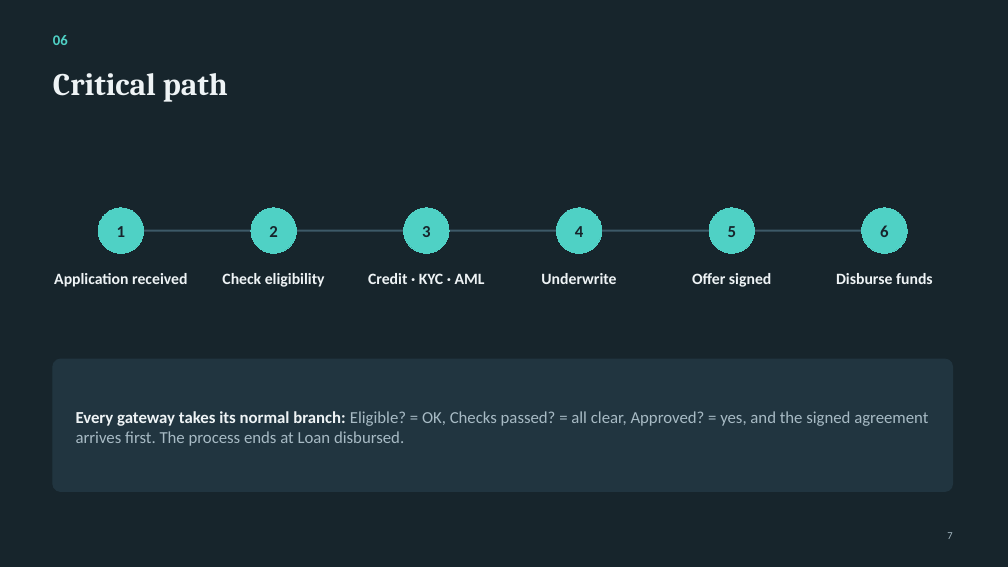
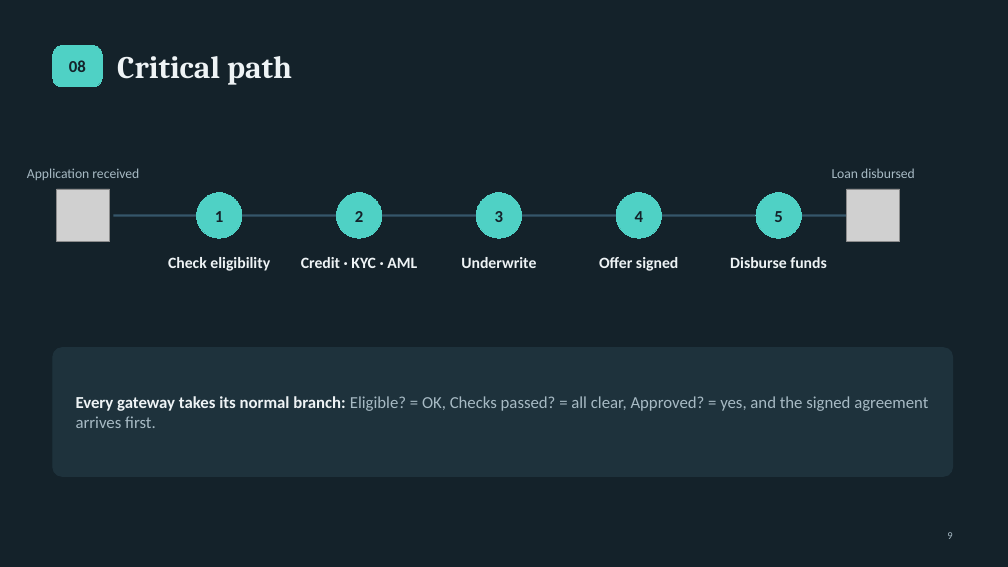
Before and after one commit to NoThisIsVIN/WFA_Assignment, a slide deck: slide 9 of Assignment3_Loan/Loan_Presentation.pptx (slide 7 before the commit). Drawn at 1008x567 pixels with LibreOffice and Linux fonts; fonts in the diff are those of the drawing; grey boxes stand for pictures. Boxes give left, top, right and bottom in pixels: in the first picture for what was removed or moved away, otherwise in the second. Text is boxed around its words. In the diff, an @@ line names an element or a change of style, - is before the commit and + after.

```diff
--- a/Assignment3_Loan/Loan_Presentation.pptx
+++ b/Assignment3_Loan/Loan_Presentation.pptx
@@ background #17252C to #14222A @@
@@ text removed at (53,35,68,45) @@
-06
@@ rounded rectangle added at (53,45,102,87), fill #4FD1C5, outline #4FD1C5 0.75 pt, 16 pt, text #14222A, bold @@
+08
@@ title "Critical path": place and size @@
-title "Critical path" at (53,73,228,102)
+title "Critical path" at (117,56,292,85)
@@ text "Application received": place and size @@
-text "Application received" at (54,273,187,287)
+text "Application received" at (27,168,139,180)
@@ text "Application received" at (27,168,139,180): size 15 to 13 pt, text colour #EEF3F5 to #A7BAC4, bold off; vertical alignment top to bottom @@
@@ text added at (832,168,915,178), 13 pt, text #A7BAC4 @@
+Loan disbursed
@@ picture added at (57,189,110,242) @@
@@ text colour #17252C to #14222A in 5 elements at (756,193,802,238), (616,193,662,238), (476,193,522,238), (337,193,382,238), (197,193,242,238) @@
@@ ellipse "1": place and size @@
-ellipse "1" at (98,208,144,253)
+ellipse "1" at (197,193,242,238)
@@ ellipse "2": place and size @@
-ellipse "2" at (251,208,296,253)
+ellipse "2" at (337,193,382,238)
@@ ellipse "3": place and size @@
-ellipse "3" at (404,208,449,253)
+ellipse "3" at (476,193,522,238)
@@ ellipse "4": place and size @@
-ellipse "4" at (557,208,602,253)
+ellipse "4" at (616,193,662,238)
@@ ellipse "5": place and size @@
-ellipse "5" at (709,208,755,253)
+ellipse "5" at (756,193,802,238)
@@ picture added at (847,189,900,242) @@
@@ ellipse removed at (862,208,907,253) @@
-6
@@ line moved from (121, 231) - (885, 231) to (113, 216) - (847, 216) @@
@@ line (113, 216) - (847, 216): stroke #3D5A68 2 pt to #35566A 2 pt @@
@@ text "Check eligibility": place and size @@
-text "Check eligibility" at (222,273,325,287)
+text "Check eligibility" at (168,257,270,271)
@@ text "Credit · KYC · AML": place and size @@
-text "Credit · KYC · AML" at (368,273,485,284)
+text "Credit · KYC · AML" at (301,257,417,268)
@@ text "Underwrite": place and size @@
-text "Underwrite" at (541,273,616,284)
+text "Underwrite" at (461,257,536,268)
@@ text "Offer signed": place and size @@
-text "Offer signed" at (692,273,771,287)
+text "Offer signed" at (599,257,678,271)
@@ text "Disburse funds": place and size @@
-text "Disburse funds" at (836,273,933,284)
+text "Disburse funds" at (730,257,827,268)
@@ rounded rectangle: place and size @@
-rounded rectangle at (53,359,953,492)
+rounded rectangle at (53,348,953,476)
@@ rounded rectangle at (53,348,953,476): fill #213540 to #1E323C; outline #213540 1 pt to #1E323C 1 pt; proportions changed @@
@@ text at (76,396,928,428): text changed @@
-Every gateway takes its normal branch: Eligible? = OK, Checks passed? = all clear, Approved? = yes, and the signed agreement arrives first. The process ends at Loan disbursed.
+Every gateway takes its normal branch: Eligible? = OK, Checks passed? = all clear, Approved? = yes, and the signed agreement arrives first.
```
Also in this commit, not shown: 8 other slides changed, 2 slides added.
